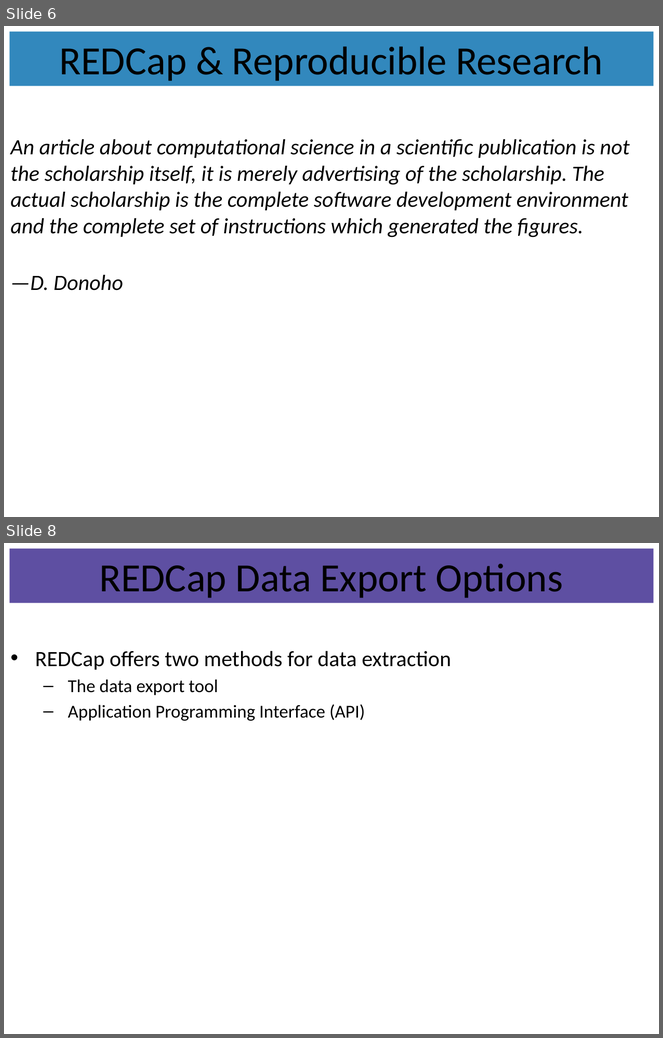
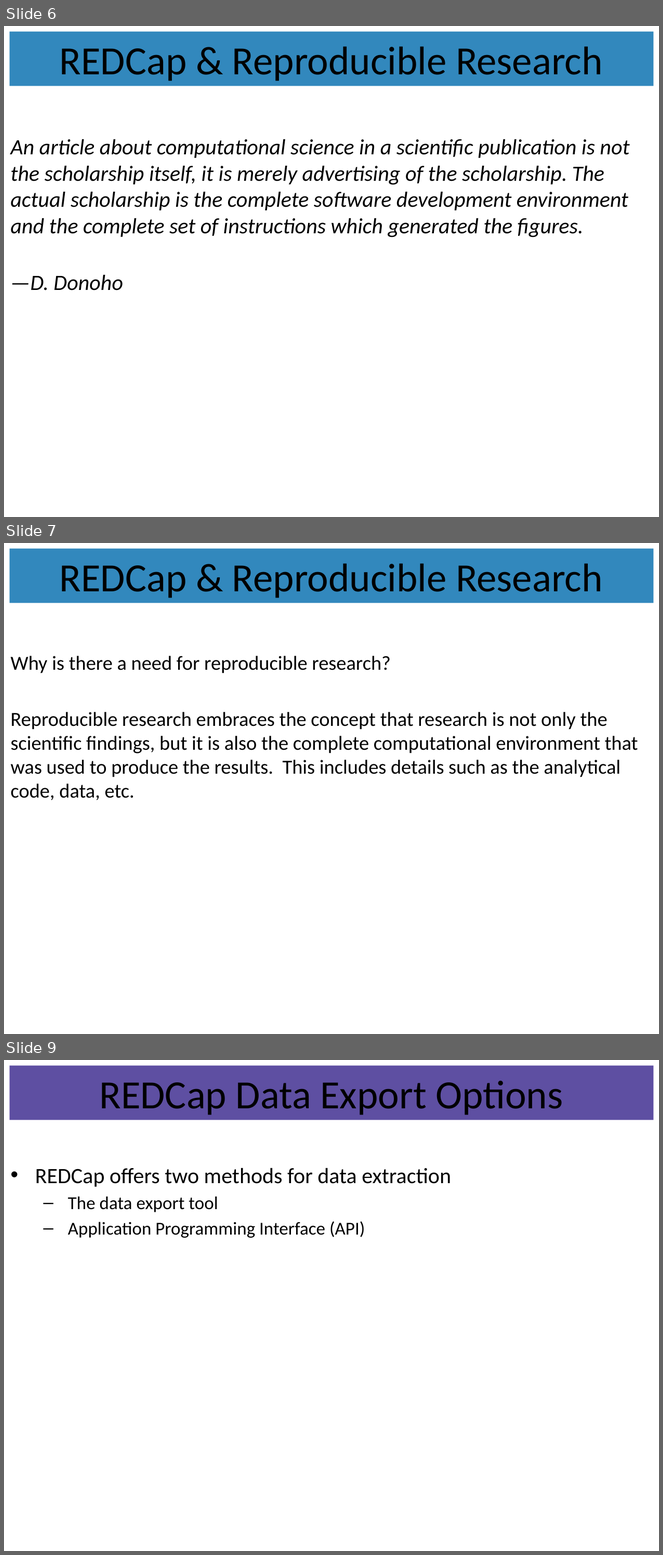
Before and after one commit to OuhscBbmc/RedcapExamplesAndPatterns, a slide deck: Publications/Presentation2014-04-07-MIECHV Paper Discussion/REDCapR.pptx. Shown one above the other, each under a label of ours: slides 6 and 8 before the commit, slides 6, 7 and 9 after it; the slides between them are not shown. The pictures are 663x1038 and 663x1555 pixels, drawn with LibreOffice and Linux fonts; fonts in the diff are those of the drawing. Boxes give left, top, right and bottom in pixels: in the first picture for what was removed or moved away, otherwise in the second. Text is boxed around its words. In the diff, an @@ line names an element or a change of style, - is before the commit and + after.

```diff
--- a/Publications/Presentation2014-04-07-MIECHV Paper Discussion/REDCapR.pptx
+++ b/Publications/Presentation2014-04-07-MIECHV Paper Discussion/REDCapR.pptx
@@ slide 7 added at (x1=4, y1=543, x2=659, y2=1034), background #FFFFFF @@
@@ title added at (x1=9, y1=548, x2=653, y2=603), fill #3288BD, 44 pt, text #000000 @@
+REDCap & Reproducible Research
@@ text added at (x1=11, y1=656, x2=638, y2=800), 22 pt, text #000000 @@
+Why is there a need for reproducible research?
+Reproducible research embraces the concept that research is not only the scientific findings, but it is also the complete computational environment that was used to produce the results. This includes details such as the analytical code, data, etc.
@@ what was slide 8 is now slide 9 @@
```
Also in this commit, not shown: 1 slide changed.
